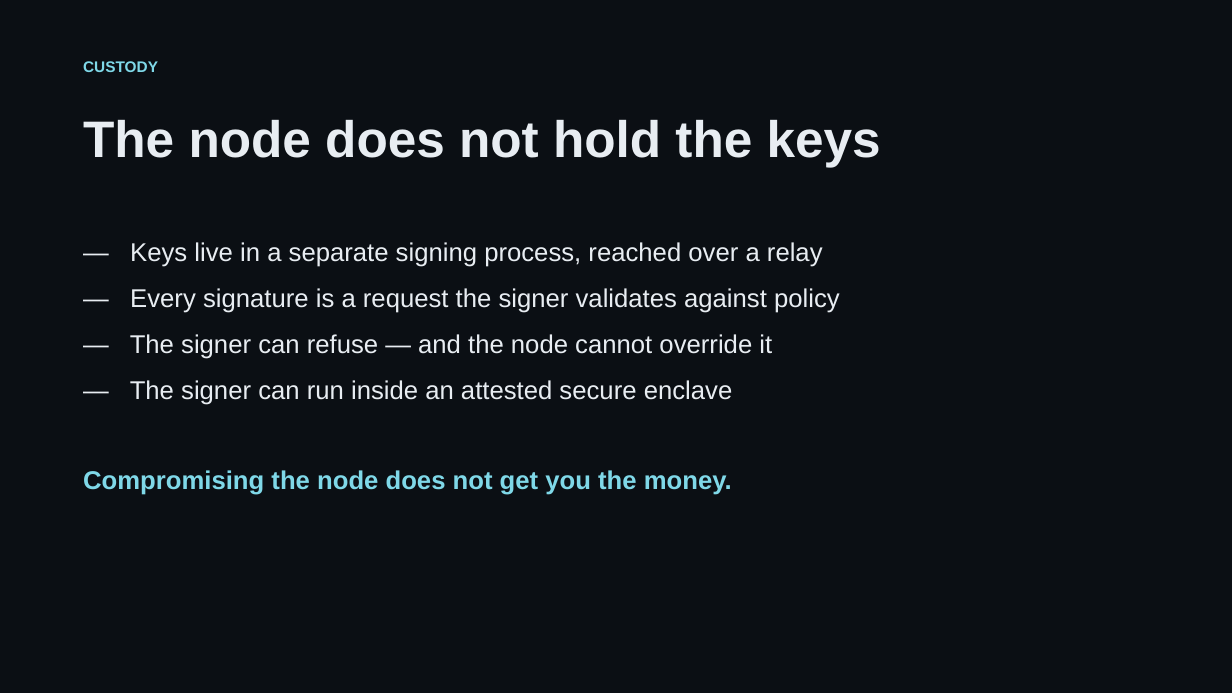
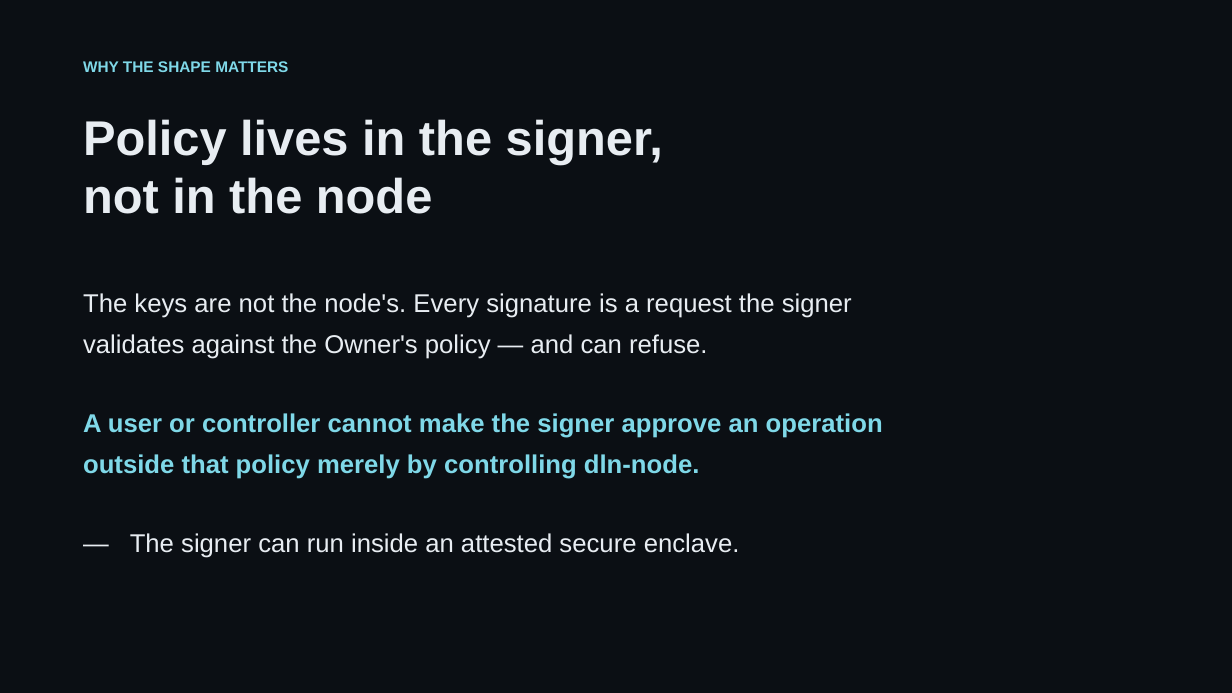
Before and after one commit to DarkWebDivingClub/dln-node, a slide deck: slide 6 of doc/diamond-lightning-node.pptx (slide 5 before the commit). Drawn at 1232x693 pixels with LibreOffice and Linux fonts; fonts in the diff are those of the drawing. Boxes give left, top, right and bottom in pixels: in the first picture for what was removed or moved away, otherwise in the second. Text is boxed around its words. In the diff, an @@ line names an element or a change of style, - is before the commit and + after.

Commit message:
Rebuild the deck around the three roles and three protocols
The README's framing is better than the one the deck was built on, so
the deck follows it: Owner, User and Controller as separate roles, and
NWC, NCC and NSC as separate protocols over one transport.

Adds the architecture diagram as its own slide, inverted for the dark
theme — the enclave box comes out in the accent colour, which is a
happy accident.

The point that carries the whole argument is now stated as its own
slide: a user or controller cannot make the signer approve an operation
outside the Owner's policy merely by controlling dln-node.

```diff
--- a/doc/diamond-lightning-node.pptx
+++ b/doc/diamond-lightning-node.pptx
@@ text at (83,61,288,72): text changed @@
-CUSTODY
+WHY THE SHAPE MATTERS
@@ text at (83,119,663,214): text changed; size 40 to 38 pt @@
-The node does not hold the keys
+Policy lives in the signer,
+not in the node
@@ text at (83,293,883,558): text changed @@
-— Keys live in a separate signing process, reached over a relay
-— Every signature is a request the signer validates against policy
-— The signer can refuse — and the node cannot override it
-— The signer can run inside an attested secure enclave
-Compromising the node does not get you the money.
+The keys are not the node's. Every signature is a request the signer
+validates against the Owner's policy — and can refuse.
+A user or controller cannot make the signer approve an operation
+outside that policy merely by controlling dln-node.
+— The signer can run inside an attested secure enclave.
```
Also in this commit, not shown: 3 other slides changed, 2 slides added, 2 slides removed.
